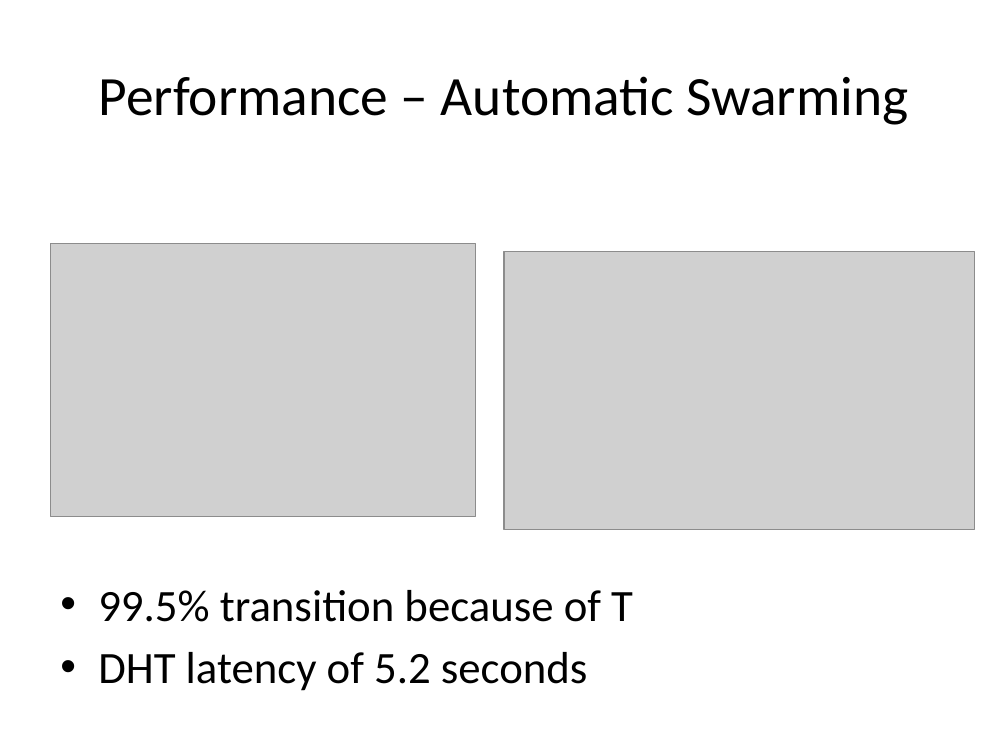
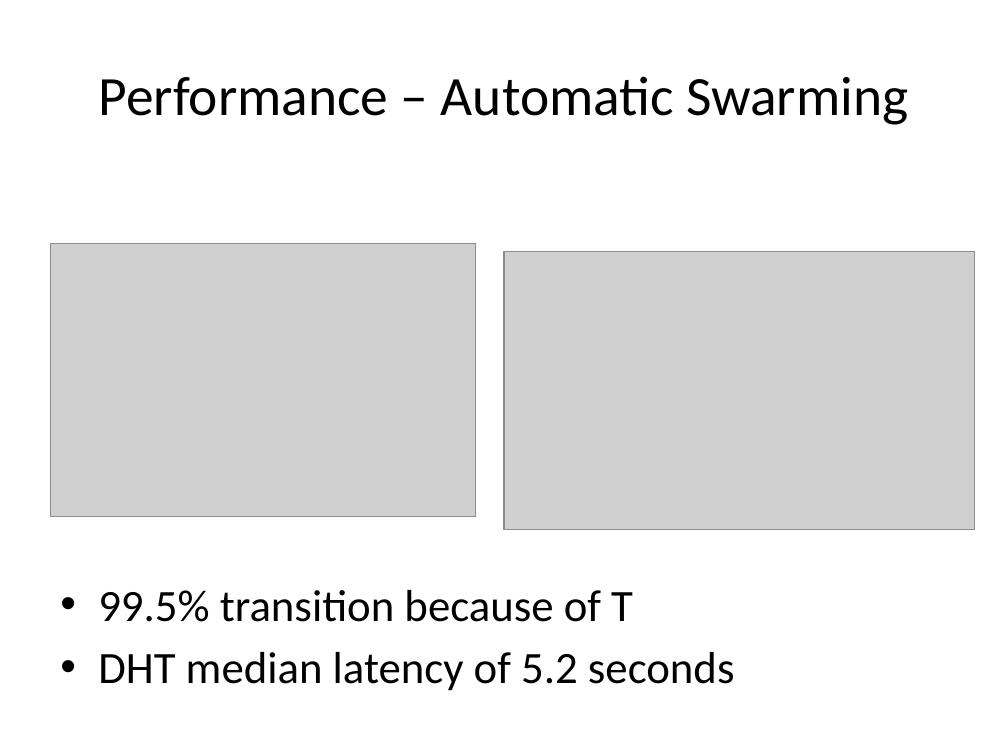
Before and after one commit to rdp/p2pwebclient, a slide deck: slide 21 of thesis_presentation/How to Make the Internet Faster.pptx (slide 19 before the commit). Drawn at 1008x756 pixels with LibreOffice and Linux fonts; fonts in the diff are those of the drawing; grey boxes stand for pictures. Boxes give left, top, right and bottom in pixels: in the first picture for what was removed or moved away, otherwise in the second. Text is boxed around its words. In the diff, an @@ line names an element or a change of style, - is before the commit and + after.

```diff
--- a/thesis_presentation/How to Make the Internet Faster.pptx
+++ b/thesis_presentation/How to Make the Internet Faster.pptx
@@ text at [98, 652, 735, 691]: text changed @@
-• DHT latency of 5.2 seconds
+• DHT median latency of 5.2 seconds
```
Also in this commit, not shown: 10 other slides changed, 7 slides added, 10 slides removed.
